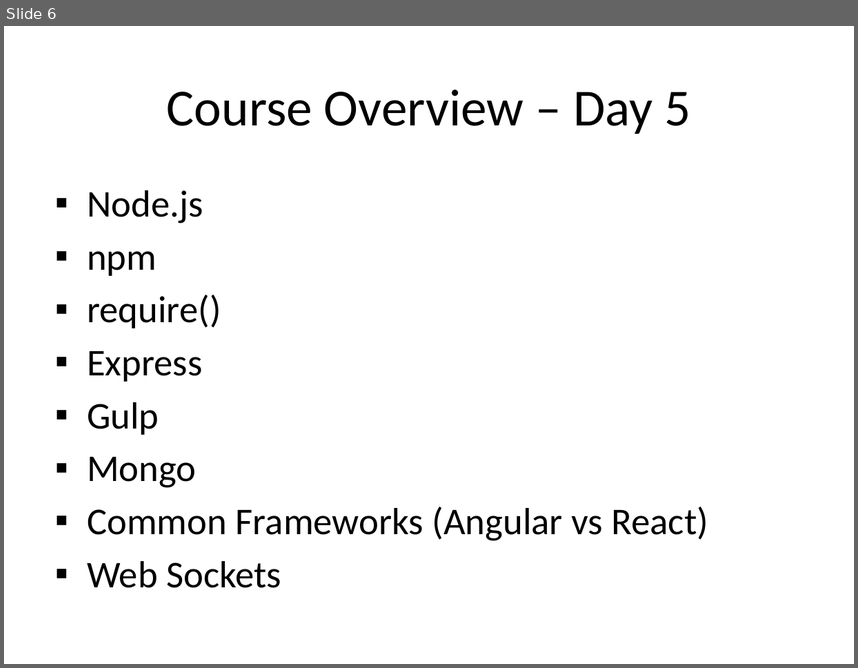
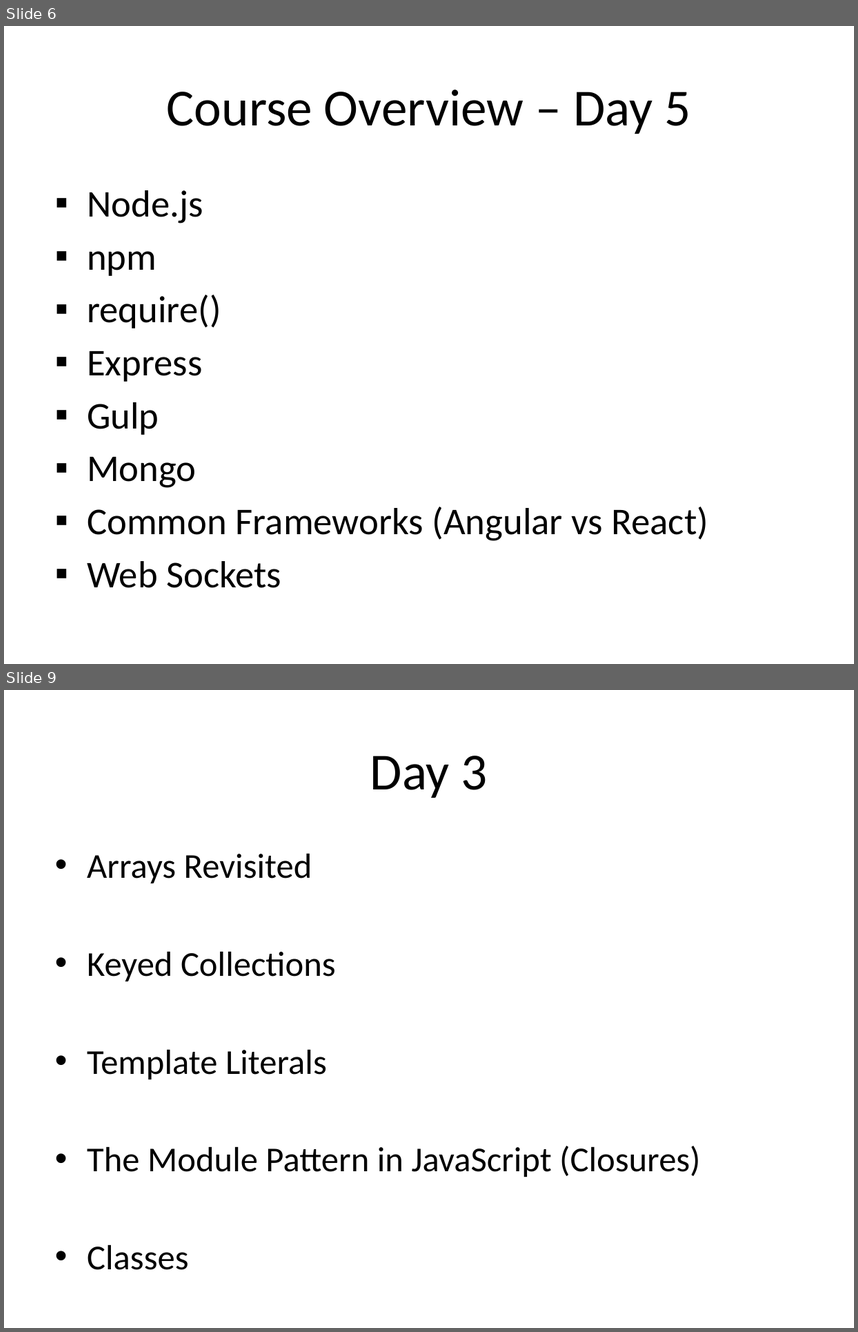
Before and after one commit to reachwill/coursecode, a slide deck: RoS/overview.pptx. Shown one above the other, each under a label of ours: slide 6 before the commit, slides 6 and 9 after it; the slides between them are not shown. The pictures are 858x668 and 858x1332 pixels, drawn with LibreOffice and Linux fonts; fonts in the diff are those of the drawing. Boxes give left, top, right and bottom in pixels: in the first picture for what was removed or moved away, otherwise in the second. Text is boxed around its words. In the diff, an @@ line names an element or a change of style, - is before the commit and + after.

```diff
--- a/RoS/overview.pptx
+++ b/RoS/overview.pptx
@@ slide 9 added at (x1=4, y1=690, x2=854, y2=1328), background #FFFFFF @@
@@ title added at (x1=370, y1=756, x2=488, y2=798), 44 pt, text #000000 @@
+Day 3
@@ text added at (x1=87, y1=854, x2=700, y2=1270), 29.6 pt, text #000000 @@
+• Arrays Revisited
+• Keyed Collections
+• Template Literals
+• The Module Pattern in JavaScript (Closures)
+• Classes
```
Also in this commit, not shown: 4 other slides added, 2 other files.
